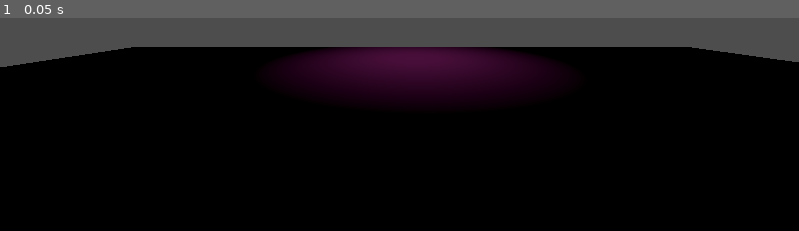
Above: before the commit, frame 1.
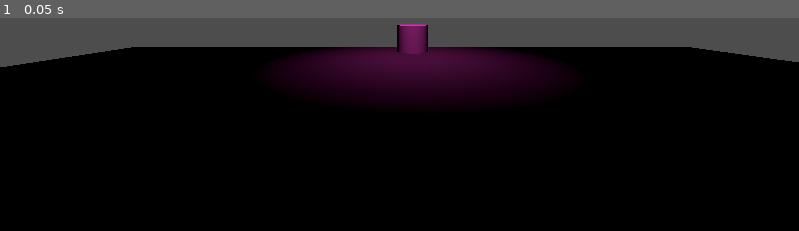
Above: after the commit, the same moment.

Repository: andxblack/wet
Game: Godot game, scene res://world.tscn
Same seed, same stepped clock (60 frames per second), same inputs: the game is played once before the commit and once after it.
Inputs:
- Up to frame 1 (0.05 s): no input

The runs differ from the first frame. In frame 1, 0.5% of the frame differs, in the area x 49-54%, y 2-17%.

Commit message:
Update world.tscn

Diff:
--- a/world.tscn
+++ b/world.tscn
@@ -1,7 +1,12 @@
-[gd_scene load_steps=2 format=3 uid="uid://bv0h8qyqb2v0q"]
+[gd_scene load_steps=4 format=3 uid="uid://bv0h8qyqb2v0q"]
 
 [sub_resource type="StandardMaterial3D" id="StandardMaterial3D_comtv"]
 albedo_color = Color(0.109804, 0.109804, 0.109804, 1)
+
+[sub_resource type="CylinderShape3D" id="CylinderShape3D_kwkpp"]
+height = 2.46876
+
+[sub_resource type="CylinderMesh" id="CylinderMesh_ehi7v"]
 
 [node name="Node3D" type="Node3D"]
 
@@ -18,3 +23,13 @@
 
 [node name="Camera3D" type="Camera3D" parent="."]
 transform = Transform3D(-4.37114e-08, 0, 1, 0, 1, 0, -1, 0, -4.37114e-08, 0.454082, 0.9619, 0.425524)
+
+[node name="StaticBody3D" type="StaticBody3D" parent="."]
+
+[node name="CollisionShape3D" type="CollisionShape3D" parent="StaticBody3D"]
+transform = Transform3D(1, 0, 0, 0, 1, 0, 0, 0, 1, -5.87399, 2.08424, 3.79845)
+shape = SubResource("CylinderShape3D_kwkpp")
+
+[node name="MeshInstance3D" type="MeshInstance3D" parent="StaticBody3D"]
+transform = Transform3D(1, 0, 0, 0, 1, 0, 0, 0, 1, -9.10242, -0.641627, 0)
+mesh = SubResource("CylinderMesh_ehi7v")
